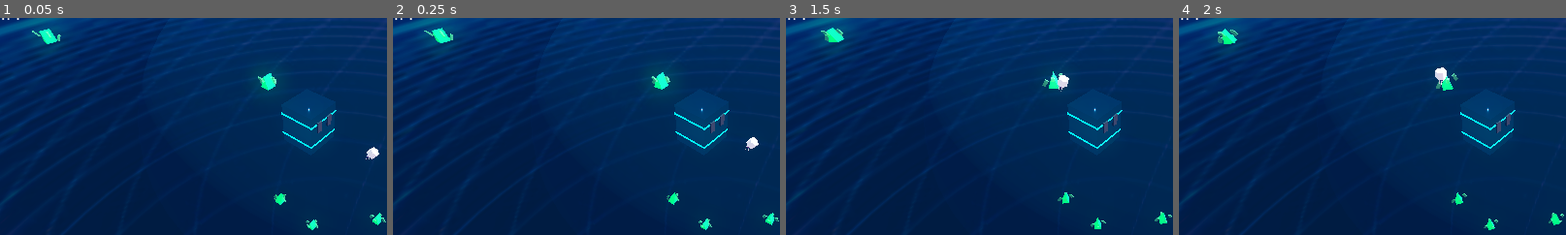
Above: before the commit, frames 1-4 (left to right).
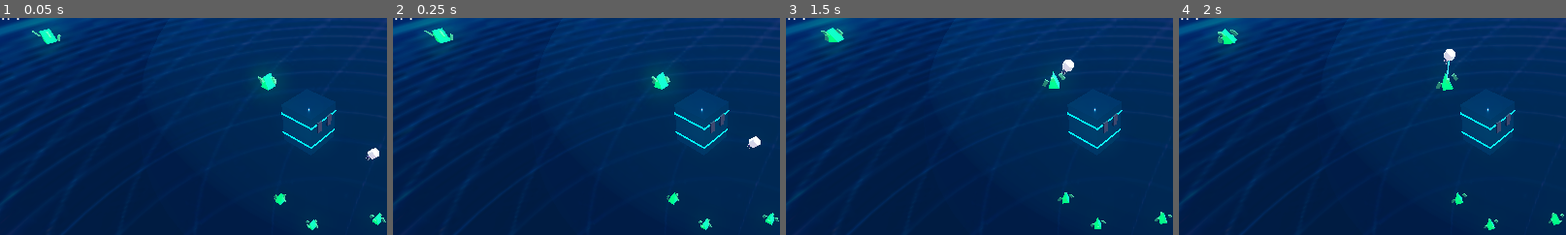
Above: after the commit, the same moments.

Repository: peterlavey/immanent
Game: Godot game, scene res://src/core/world/World.tscn
Two runs of this game, one before a commit and one after it. Both use one fixed random seed, a clock stepped at 60 frames per second and the inputs below. Sound files missing from this copy of the repository are replaced by a short silence.
Inputs (mouse positions are % of the whole screen's width and height, from its top left):
- Up to frame 1 (0.05 s): no input
- Up to frame 2 (0.25 s): no input
- Up to frame 3 (1.5 s): tap Enter at 0.5 s; move the mouse to (72, 45) at 0.52 s; click (72, 45) at 0.67 s; click "Save Simulation" at 1.25 s
- Up to frame 4 (2 s): no input
The pictures show only the part of the screen within x 10-60%, y 24-73%; the shares and areas given below are measured in that part.

The runs differ from the first frame. In frame 1, less than 0.1% of the frame differs, in the area x 94-98%, y 59-66%; in frame 2, less than 0.1%; in frame 3, 0.3%; in frame 4, 0.3%, in the area x 66-72%, y 14-31%.

Commit message:
Implement G1 stuck detection and recovery: Add timers and position thresholds to detect inactivity, vary target offsets to mitigate pathfinding issues, enhance movement logic with jitter, and update tasks/documentation accordingly.

Diff:
--- a/src/entities/genezis/genezis_g1/GenezisG1.gd
+++ b/src/entities/genezis/genezis_g1/GenezisG1.gd
@@ -15,6 +15,14 @@
 var core_node: Node3D = null
 var _extraction_accumulator: float = 0.0
 
+# Stuck detection variables
+var _stuck_timer: float = 0.0
+var _last_position: Vector3 = Vector3.ZERO
+var _last_load: int = 0
+var _stuck_threshold: float = 8.0 # Seconds before declaring stuck
+var _position_threshold: float = 0.1 # Minimum movement in 1 second
+var _stuck_reset_count: int = 0
+
 func _ready() -> void:
 	add_to_group("genezis_g1")
 	# Find core in group if not assigned
@@ -39,6 +47,29 @@
 var _pulse_timer: float = 0.0
 
 func _physics_process(delta: float) -> void:
+	# Stuck detection logic
+	if current_state != State.IDLE:
+		_stuck_timer += delta
+
+		# Check if we've moved significantly or changed load (if extracting)
+		var distance_moved = global_position.distance_to(_last_position)
+		if distance_moved > _position_threshold * delta or current_load != _last_load:
+			_stuck_timer = 0.0
+			_last_position = global_position
+			_last_load = current_load
+
+		# If we've been stuck too long, force idle and reset
+		if _stuck_timer >= _stuck_threshold:
+			print("[G1] ", get_instance_id(), " declared stuck in state ", State.keys()[current_state], ". Resetting to IDLE.")
+			current_state = State.IDLE
+			_stuck_timer = 0.0
+			target_data_spot = null
+			_stuck_reset_count += 1
+	else:
+		_stuck_timer = 0.0
+		_last_position = global_position
+		_last_load = current_load
+
 	if current_state == State.EXTRACTING:
 		if is_instance_valid(target_data_spot):
 			_pulse_timer += delta * 10.0
@@ -66,7 +97,10 @@
 			if is_instance_valid(target_data_spot):
 				var target_pos = target_data_spot.global_position + target_offset
 				move_towards(target_pos, delta)
-				if global_position.distance_to(target_pos) < 0.5:
+
+				var dist = global_position.distance_to(target_pos)
+				# If we are close enough OR we are stuck but very close to the data spot itself
+				if dist < 0.6 or (dist < 1.0 and velocity.length() < 0.1):
 					current_state = State.EXTRACTING
 					_extraction_accumulator = 0.0
 					print("[G1] Started extracting")
@@ -144,9 +178,11 @@
 		print("[G1] ", get_instance_id(), " Found data spot at ", spot_pos, " (dist to core: ", spot_pos.distance_to(core_node.global_position), ") score: ", min_distance)
 		target_data_spot = closest_spot
 		# Calculate a surrounding offset in 3D
-		var angle = (get_instance_id() % 360) * (PI / 180.0)
-		var elevation = (get_instance_id() % 180 - 90) * (PI / 180.0)
-		var radius = 1.2
+		# Use _stuck_reset_count to vary the offset if we were stuck
+		var seed_val = get_instance_id() + _stuck_reset_count * 12345
+		var angle = (seed_val % 360) * (PI / 180.0)
+		var elevation = (seed_val % 180 - 90) * (PI / 180.0)
+		var radius = 1.6 # Increased from 1.2 to be safely outside DataSpot's 1.2x1.2x1.2 box
 		target_offset = Vector3(
 			cos(angle) * cos(elevation) * radius,
 			sin(elevation) * radius,
@@ -160,8 +196,14 @@
 			pass # Normal if no spots exist yet
 
 func move_towards(target_pos: Vector3, delta: float) -> void:
+	# Add slight random jitter to prevent being perfectly stuck in local minima/collisions
+	var jitter = Vector3(
+		randf_range(-0.1, 0.1),
+		randf_range(-0.1, 0.1),
+		randf_range(-0.1, 0.1)
+	)
 	var direction = (target_pos - global_position).normalized()
-	velocity = direction * move_speed
+	velocity = (direction + jitter * 0.1).normalized() * move_speed
 	# Simple look at
 	if direction != Vector3.ZERO:
 		var look_target = global_position + direction
Not shown, changed: docs/tasks.md
